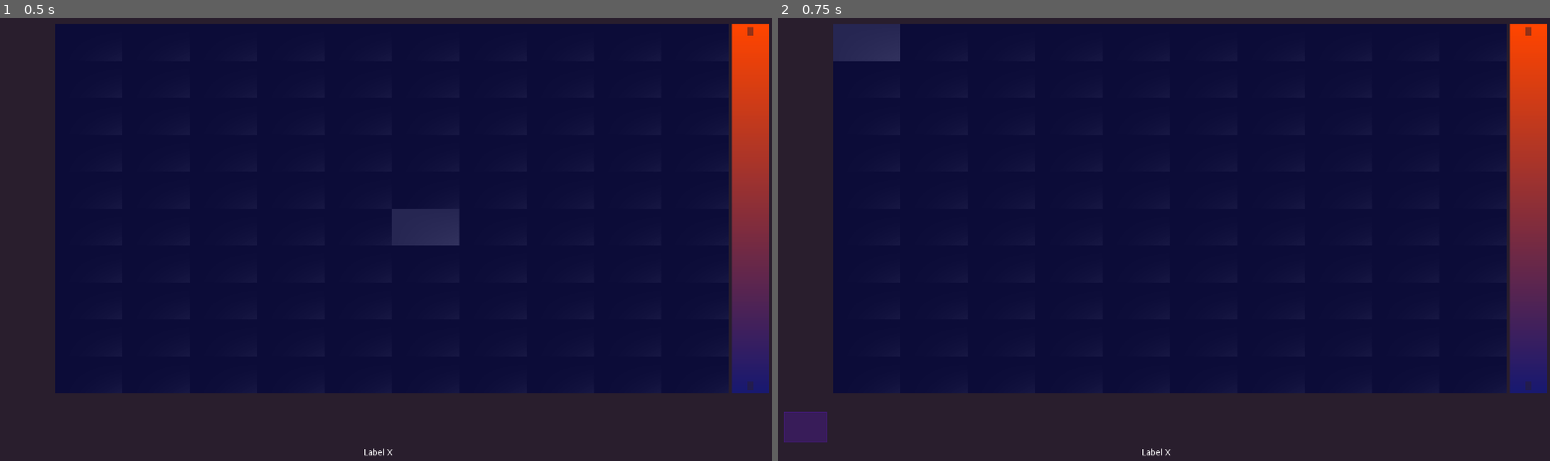
Above: before the commit, frames 1-2 (left to right).
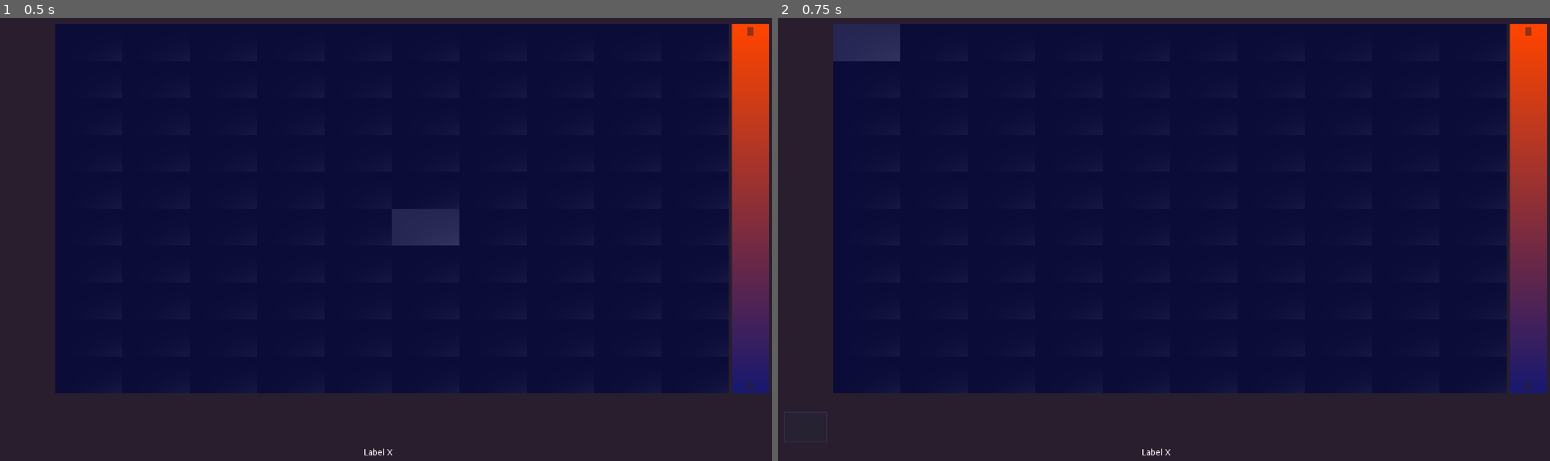
Above: after the commit, the same moments.

Repository: someengineering/resoto-ui
Game: Godot game, scene res://components/widgets/HeatMap.tscn
Same seed, same stepped clock (60 frames per second), same inputs: the game is played once before the commit and once after it. This scene is started directly instead of the project's main scene.
Inputs (mouse positions are in pixels of both pictures, inside the frame that each line leads up to):
- Up to frame 1 (0.5 s): no input
- Up to frame 2 (0.75 s): tap Enter (ui_accept) at 0.5 s; move the mouse to (1326, 217) at 0.52 s; hold Right from 0.53 s (still down); hold Ctrl from 0.53 s (still down); click (1326, 217) at 0.67 s

Frame 1 is identical in both runs. In frame 2, 0.4% of the frame differs, in the area x 0-7%, y 88-96%.
Error in both runs: Invalid get index '0' (on base: 'Array'). (res://components/widgets/HeatMap.gd:50)

Commit message:
Make the heatmap legend similar to the one in line chart

Diff:
--- a/src/components/widgets/HeatMap.tscn
+++ b/src/components/widgets/HeatMap.tscn
@@ -37,6 +37,19 @@
 content_margin_left = 5.0
 content_margin_right = 5.0
 bg_color = Color( 0.160784, 0.117647, 0.176471, 0.498039 )
+
+[sub_resource type="StyleBoxFlat" id=21]
+content_margin_left = 5.0
+content_margin_right = 5.0
+content_margin_top = 5.0
+content_margin_bottom = 5.0
+bg_color = Color( 0.141176, 0.141176, 0.203922, 1 )
+border_width_left = 1
+border_width_top = 1
+border_width_right = 1
+border_width_bottom = 1
+border_color = Color( 0.313726, 0.223529, 0.435294, 1 )
+corner_detail = 1
 
 [sub_resource type="StyleBoxFlat" id=7]
 content_margin_left = 5.0
@@ -154,13 +167,14 @@
 
 [node name="ToolTipLabel" type="Label" parent="."]
 visible = false
+self_modulate = Color( 1, 1, 1, 0.717647 )
 anchor_top = 1.0
 anchor_bottom = 1.0
 margin_left = 35.0
 margin_top = -80.0
 margin_right = 105.0
 margin_bottom = -30.0
-custom_styles/normal = SubResource( 7 )
+custom_styles/normal = SubResource( 21 )
 
 [node name="ToolTipLabel2" type="Label" parent="."]
 visible = false
Not shown: 1 places in src/components/widgets/HeatMap.tscn that only renumber resources
